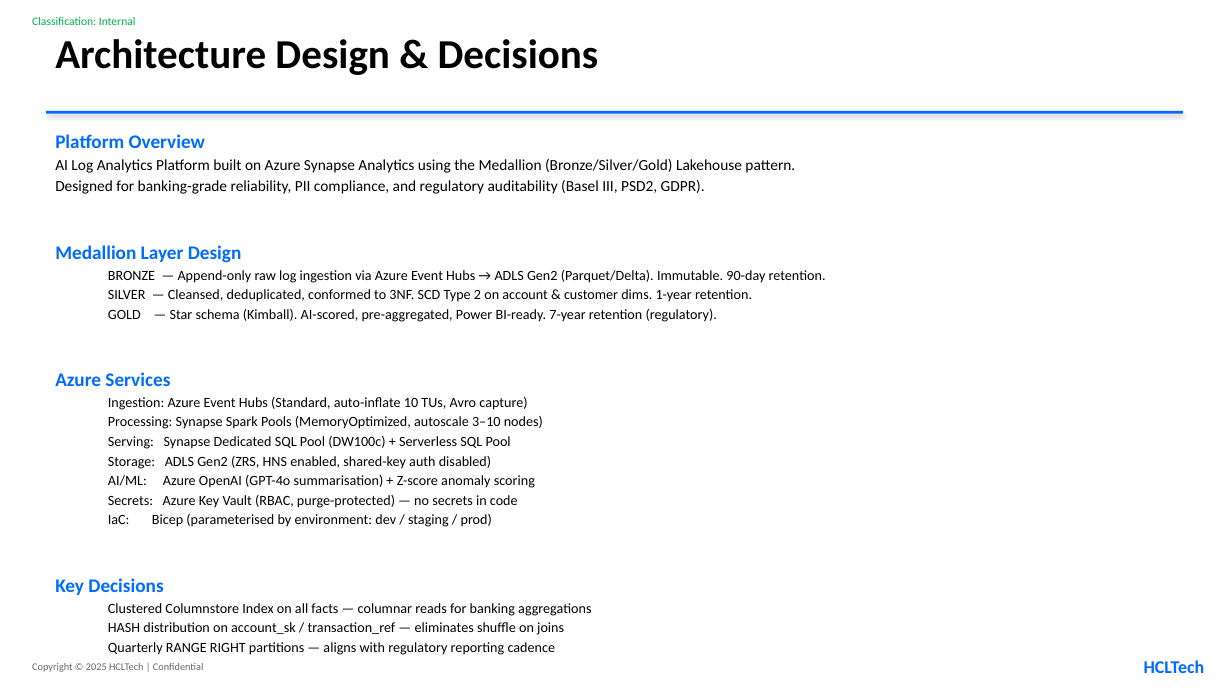
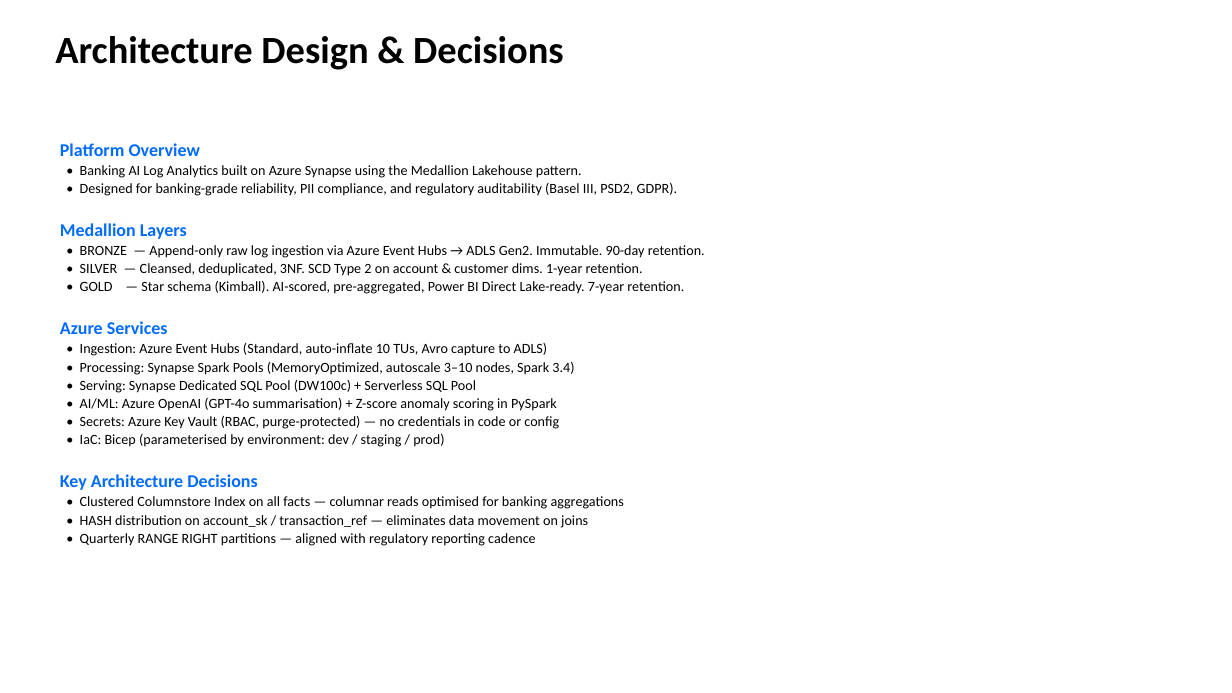
Before and after one commit to koundinyapappu-boop/ai-log-data-platform, a slide deck: slide 3 of docs/AI_Log_Analytics_Platform_HCLTech.pptx. Drawn at 1232x693 pixels with LibreOffice and Linux fonts; fonts in the diff are those of the drawing; background and template pictures are left out. Boxes give left, top, right and bottom in pixels: in the first picture for what was removed or moved away, otherwise in the second. Text is boxed around its words. In the diff, an @@ line names an element or a change of style, - is before the commit and + after.

```diff
--- a/docs/AI_Log_Analytics_Platform_HCLTech.pptx
+++ b/docs/AI_Log_Analytics_Platform_HCLTech.pptx
@@ text removed at (32,17,136,25) @@
-Classification: Internal
@@ text "Architecture Design & Decisions" at (55,36,564,70): size 32 to 30 pt @@
@@ rectangle removed at (46,111,1183,114) @@
@@ text "Platform Overview": place and size @@
-text "Platform Overview" at (55,134,826,655)
+text "Platform Overview" at (60,143,705,546)
@@ text at (60,143,200,334): size 15 to 14 pt in "Platform Overview", "Azure Services"; less space between paragraphs @@
@@ text at (60,165,705,294): text changed @@
-AI Log Analytics Platform built on Azure Synapse Analytics using the Medallion (Bronze/Silver/Gold) Lakehouse pattern.
-Designed for banking-grade reliability, PII compliance, and regulatory auditability (Basel III, PSD2, GDPR).
-Medallion Layer Design
-  BRONZE — Append-only raw log ingestion via Azure Event Hubs → ADLS Gen2 (Parquet/Delta). Immutable. 90-day retention.
-  SILVER — Cleansed, deduplicated, conformed to 3NF. SCD Type 2 on account & customer dims. 1-year retention.
-  GOLD — Star schema (Kimball). AI-scored, pre-aggregated, Power BI-ready. 7-year retention (regulatory).
+• Banking AI Log Analytics built on Azure Synapse using the Medallion Lakehouse pattern.
+• Designed for banking-grade reliability, PII compliance, and regulatory auditability (Basel III, PSD2, GDPR).
+Medallion Layers
+• BRONZE — Append-only raw log ingestion via Azure Event Hubs → ADLS Gen2. Immutable. 90-day retention.
+• SILVER — Cleansed, deduplicated, 3NF. SCD Type 2 on account & customer dims. 1-year retention.
+• GOLD — Star schema (Kimball). AI-scored, pre-aggregated, Power BI Direct Lake-ready. 7-year retention.
@@ text at (60,343,624,546): text changed @@
-  Ingestion: Azure Event Hubs (Standard, auto-inflate 10 TUs, Avro capture)
-  Processing: Synapse Spark Pools (MemoryOptimized, autoscale 3–10 nodes)
-  Serving: Synapse Dedicated SQL Pool (DW100c) + Serverless SQL Pool
-  Storage: ADLS Gen2 (ZRS, HNS enabled, shared-key auth disabled)
-  AI/ML: Azure OpenAI (GPT-4o summarisation) + Z-score anomaly scoring
-  Secrets: Azure Key Vault (RBAC, purge-protected) — no secrets in code
-  IaC: Bicep (parameterised by environment: dev / staging / prod)
-Key Decisions
-  Clustered Columnstore Index on all facts — columnar reads for banking aggregations
-  HASH distribution on account_sk / transaction_ref — eliminates shuffle on joins
-  Quarterly RANGE RIGHT partitions — aligns with regulatory reporting cadence
+• Ingestion: Azure Event Hubs (Standard, auto-inflate 10 TUs, Avro capture to ADLS)
+• Processing: Synapse Spark Pools (MemoryOptimized, autoscale 3–10 nodes, Spark 3.4)
+• Serving: Synapse Dedicated SQL Pool (DW100c) + Serverless SQL Pool
+• AI/ML: Azure OpenAI (GPT-4o summarisation) + Z-score anomaly scoring in PySpark
+• Secrets: Azure Key Vault (RBAC, purge-protected) — no credentials in code or config
+• IaC: Bicep (parameterised by environment: dev / staging / prod)
+Key Architecture Decisions
+• Clustered Columnstore Index on all facts — columnar reads optimised for banking aggregations
+• HASH distribution on account_sk / transaction_ref — eliminates data movement on joins
+• Quarterly RANGE RIGHT partitions — aligned with regulatory reporting cadence
@@ text removed at (32,663,204,672) @@
-Copyright © 2025 HCLTech | Confidential
@@ text removed at (1144,660,1205,673) @@
-HCLTech
```
Also in this commit, not shown: 6 other slides changed, 1 slide added, 1 slide removed.
